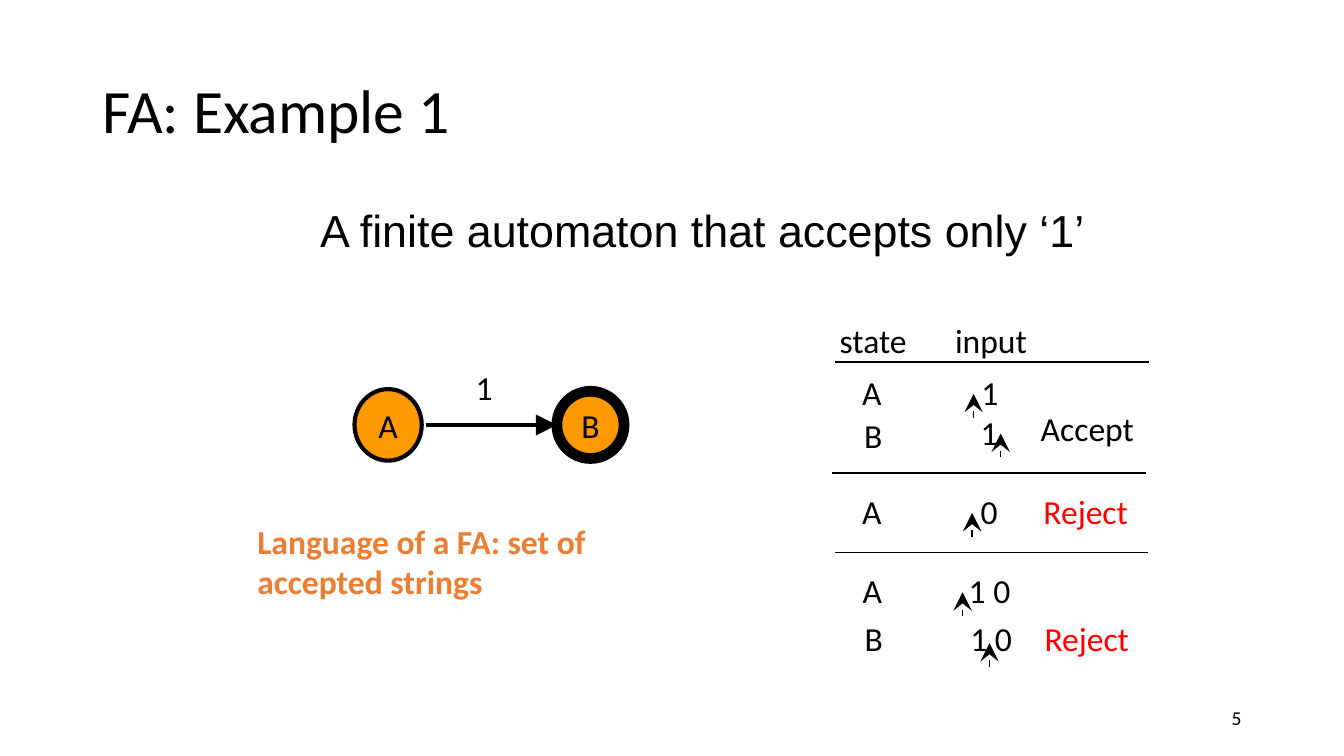
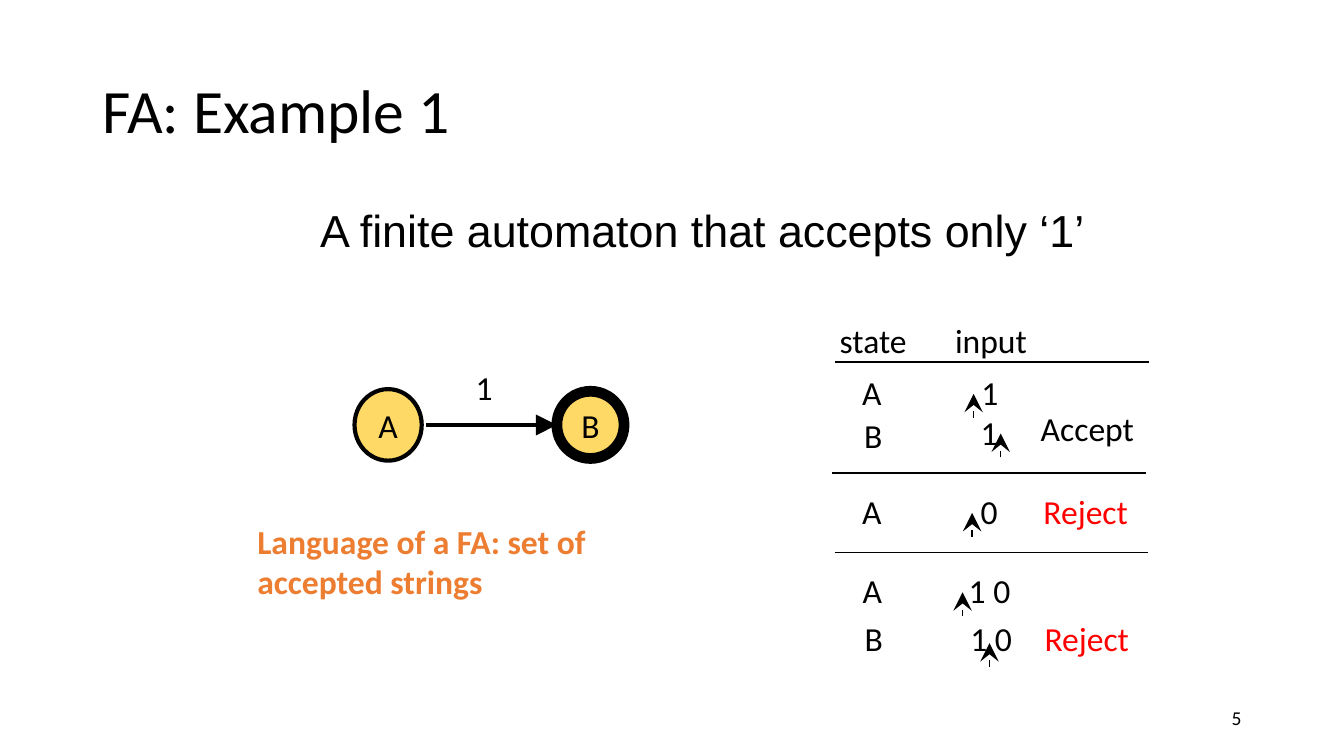
Before and after one commit to anoopsarkar/compilers-class, a slide deck: slide 5 of assets/ppt/lex/lex4-regexps-as-automata.pptx. Drawn at 1344x756 pixels with LibreOffice and Linux fonts; fonts in the diff are those of the drawing. Boxes give left, top, right and bottom in pixels: in the first picture for what was removed or moved away, otherwise in the second. Text is boxed around its words. In the diff, an @@ line names an element or a change of style, - is before the commit and + after.

```diff
--- a/assets/ppt/lex/lex4-regexps-as-automata.pptx
+++ b/assets/ppt/lex/lex4-regexps-as-automata.pptx
@@ ellipse "A" at <box>355,390,422,461</box>: fill #FF9900 to #FFD966 @@
@@ ellipse "B" at <box>556,391,624,458</box>: fill #FF9900 to #FFD966 @@
```
Also in this commit, not shown: 13 other slides changed, 2 slides added, 6 other files.
